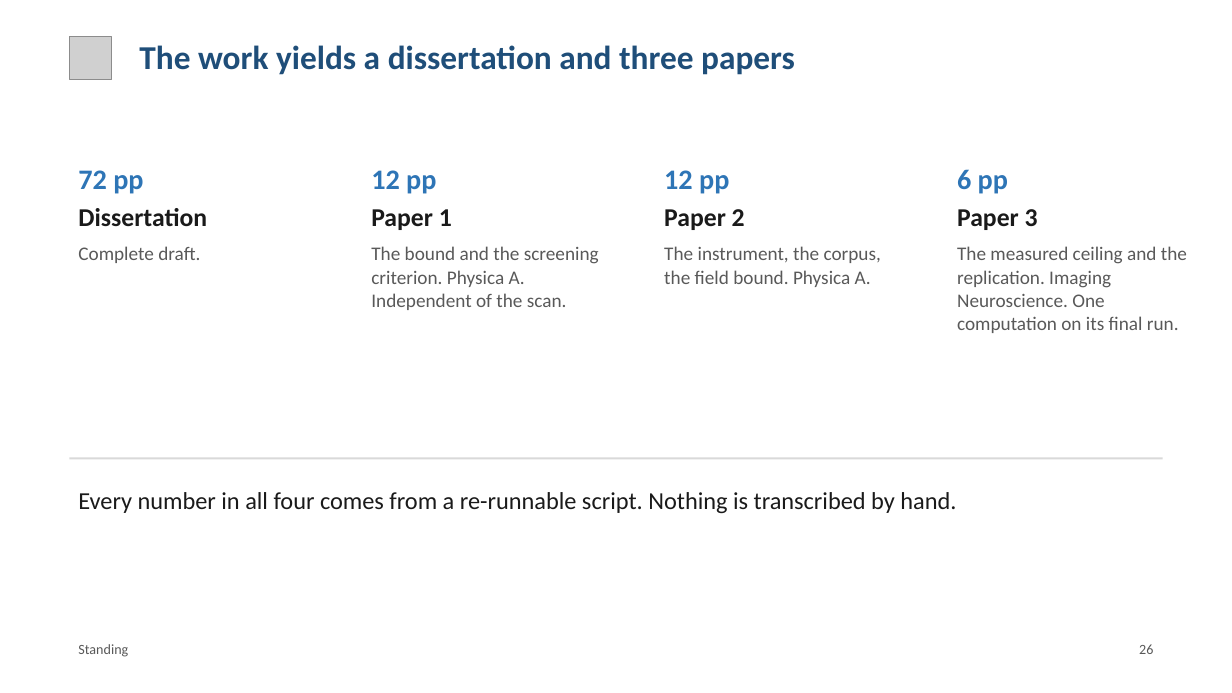
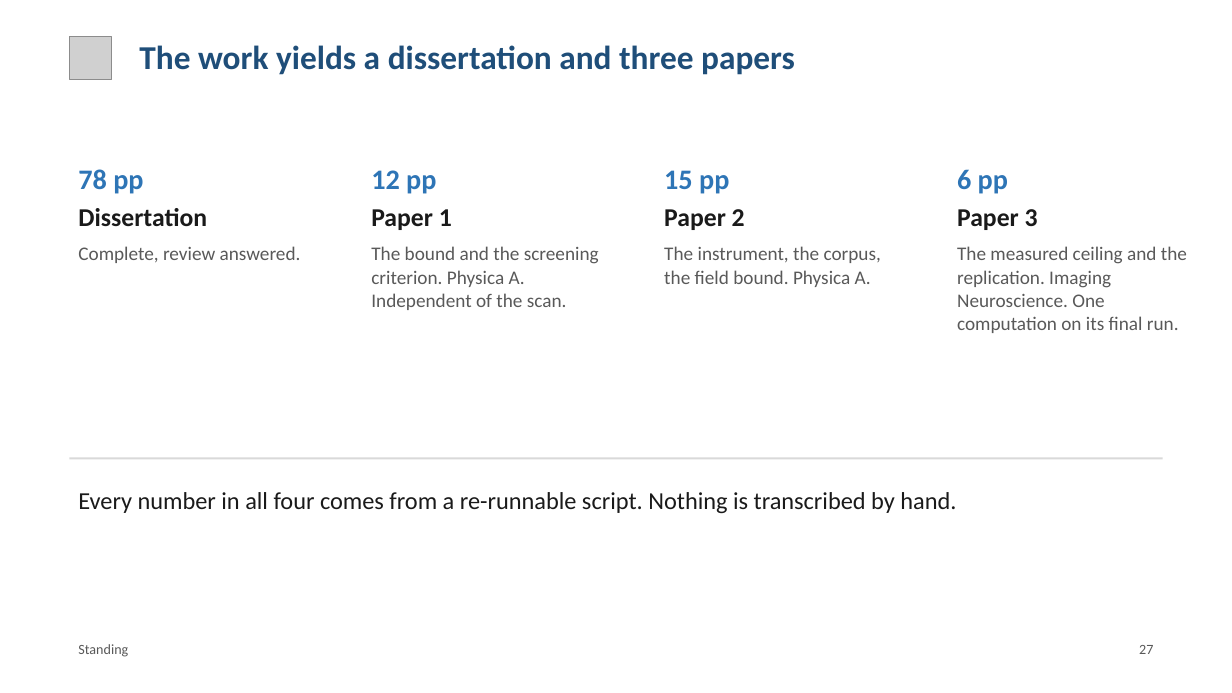
Before and after one commit to brn-mwai/monarch, a slide deck: slide 27 of docs/defence/Monarch_Defence.pptx (slide 26 before the commit). Drawn at 1232x693 pixels with LibreOffice and Linux fonts; fonts in the diff are those of the drawing; grey boxes stand for pictures. Boxes give left, top, right and bottom in pixels: in the first picture for what was removed or moved away, otherwise in the second. Text is boxed around its words. In the diff, an @@ line names an element or a change of style, - is before the commit and + after.

```diff
--- a/docs/defence/Monarch_Defence.pptx
+++ b/docs/defence/Monarch_Defence.pptx
@@ text at [78, 169, 143, 194]: text changed @@
-72 pp
+78 pp
@@ text at [664, 170, 729, 194]: text changed @@
-12 pp
+15 pp
@@ text at [78, 246, 301, 263]: text changed @@
-Complete draft.
+Complete, review answered.
@@ text at [1139, 645, 1153, 654]: text changed @@
-26
+27
```
Also in this commit, not shown: 11 other slides changed, 1 slide added, 3 other files.
